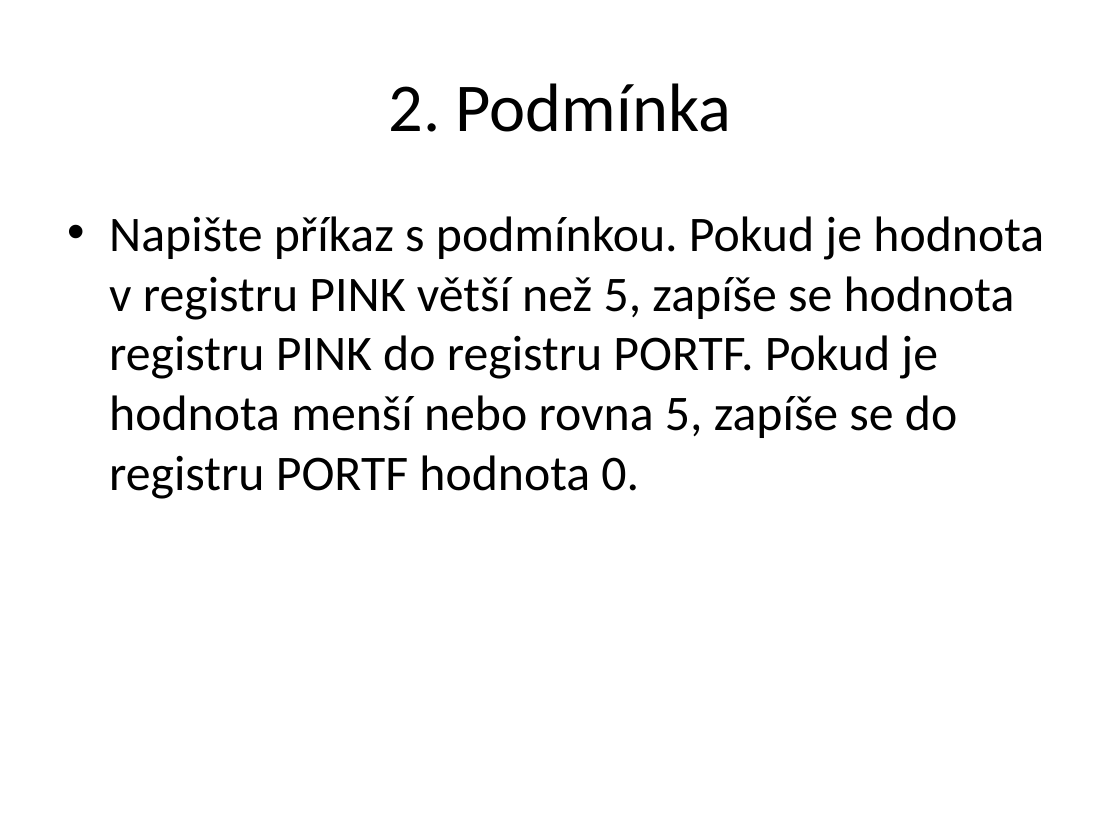
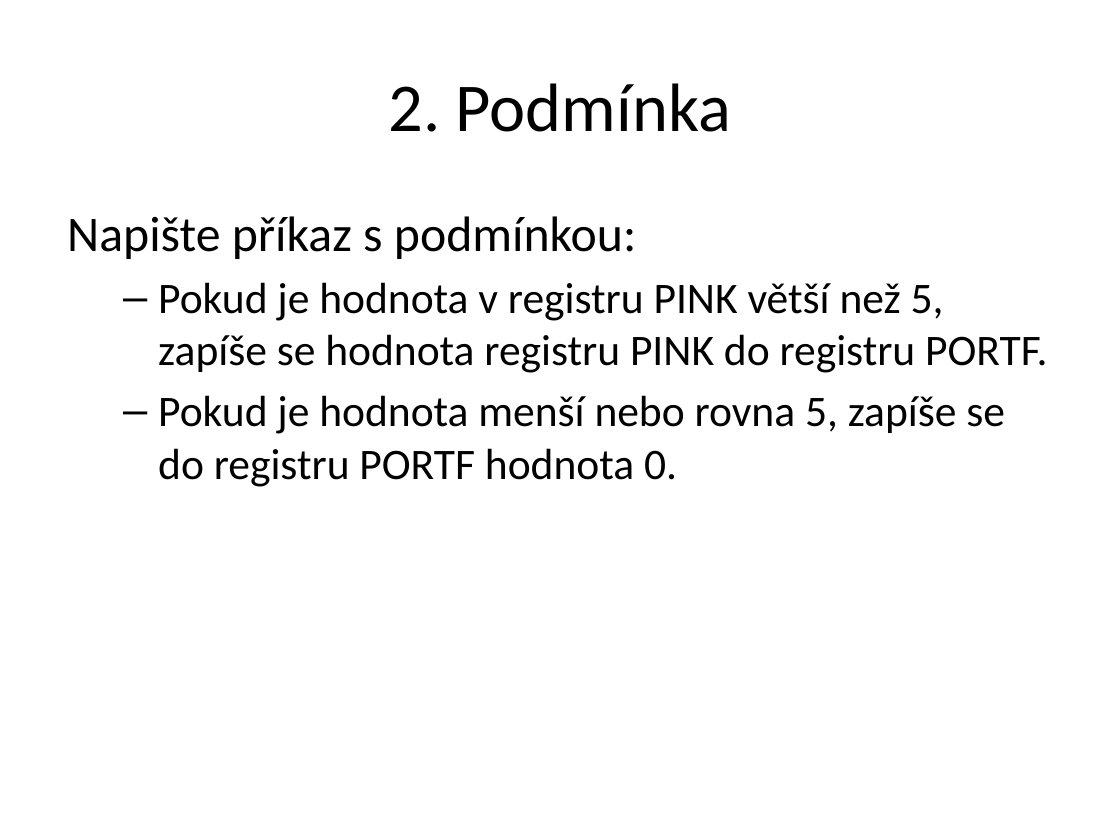
Before and after one commit to hlavli/MIT, a slide deck: slide 3 of files/Test - Jazyk C, časovač.pptx. Drawn at 1120x840 pixels with LibreOffice and Linux fonts; fonts in the diff are those of the drawing. Boxes give left, top, right and bottom in pixels: in the first picture for what was removed or moved away, otherwise in the second. Text is boxed around its words. In the diff, an @@ line names an element or a change of style, - is before the commit and + after.

```diff
--- a/files/Test - Jazyk C, časovač.pptx
+++ b/files/Test - Jazyk C, časovač.pptx
@@ text at (x1=67, y1=216, x2=1048, y2=487): text changed; size 32 to 28 pt @@
-• Napište příkaz s podmínkou. Pokud je hodnota v registru PINK větší než 5, zapíše se hodnota registru PINK do registru PORTF. Pokud je hodnota menší nebo rovna 5, zapíše se do registru PORTF hodnota 0.
+Napište příkaz s podmínkou:
+  – Pokud je hodnota v registru PINK větší než 5, zapíše se hodnota registru PINK do registru PORTF.
+  – Pokud je hodnota menší nebo rovna 5, zapíše se do registru PORTF hodnota 0.
```
Also in this commit, not shown: 3 other slides changed.
